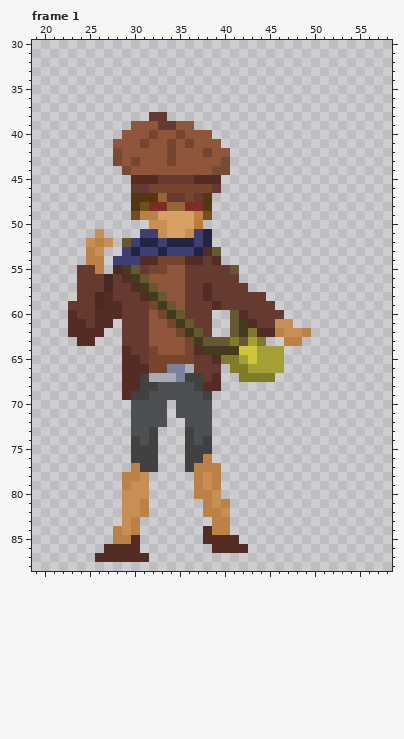
A pixel-art file gets an edit: Assets/Sprites/Characters/bipoleVIcharacters.aseprite. The first picture shows the starting point.
70x90 pixels, 8 frames. Colours within 5 levels of each other are drawn and written as one. Shown: frame 1: x 19..58, y 30..88. The commit also changed other frames, which this record leaves out.
After the commit:
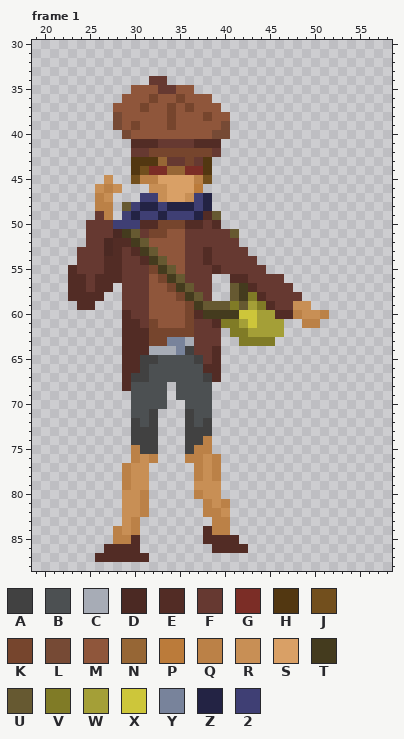
Palette (. is transparent): A #414141  B #4c5052  C #a7acb6  D #4b2923  E #522c25  F #663931  G #7b2d26  H #523711  J #724f1d  K #76452d  L #764a35  M #8f563b  N #966635  P #bb7b3a  Q #bb8147  R #c88f55  S #d9a066  T #443b1e  U #665931  V #807b26  W #a49f37  X #cdc63a  Y #78839b  Z #232344  2 #3f3f74
What changed:
Changed rows in their new state; - is an unchanged pixel.
Frame 1, layer "Main":
first column x 23:
34 ---------FF------------------
35 -------MMMFFMM---------------
36 ------MMMKMMKMMM-------------
37 -----MMMKMMKMKMMM------------
38 -----LMMMMMKMMMKMM-----------
39 -----LMK--MK--MMML-----------
40 ------L--M--M---LL-----------
41 -----..EEEFFFFEEE------------
42 -----..FFKK-KKK-F.-----------
43 -----..HHHNFFKFH..-----------
44 ------.HJGGNNGGH..-----------
45 ----R--JQQSSSSQJ.------------
46 ---RQR-..RRSSSP..------------
47 ---QR--.22RSSR2Z-------------
48 ---QQ-U2ZZ2ZZZ2Z-------------
49 ---FQ-2Z22Z222ZEU------------
50 --FFF222EEKKKEEFE------------
51 --FFFDTUFKKMMFFFFFU----------
52 --FFDEETUMMMMFFFFFF----------
53 -FFFDEFETUMMMFF-FFFF---------
54 -FFFEEFF-TUMMFFEFFFFF--------
55 E--FEEFF--TU----E-FFFF-------
56 EE-EEEFFF-KTU---..EEFFFF-----
57 EE-EE.-FFM-KTU-F..UTEFFFF----
58 EEEE..--FMM-KTUF..UTVEFFFF---
59 .EE...---MMM-KTUUUVUWVEFFRR--
60 ......E---MMMKETTTTXXWWEEQRRQ
61 .....-EE-K-MMK--EVVWXWWW.-QQ-
62 ....--EEEKKK-KF-F-VVWWWW...--
63 -..---EEEKKYYCFFF..VV-V-..---
64 -------EECCCYAFFE.......-----
65 --------AABBBBA--.......-----
66 --------ABBBBBBEE-......-----
67 -------A-BBBBBBA---....------
68 -------BBB-.--BB.------------
69 ------.BB--.---B-------------
70 ------------.----------------
71 ---------A.-.A---------------
72 -------A-A.--A-A-------------
73 -------AA-----AA-------------
74 --------A-----AQ-------------
75 -------Q------QQ-------------
76 -------QRQ---QQRQ------------
77 ------QRR.---.-R-------------
78 -------R---------------------
79 --------------R-R------------
80 --------Q------R-------------
